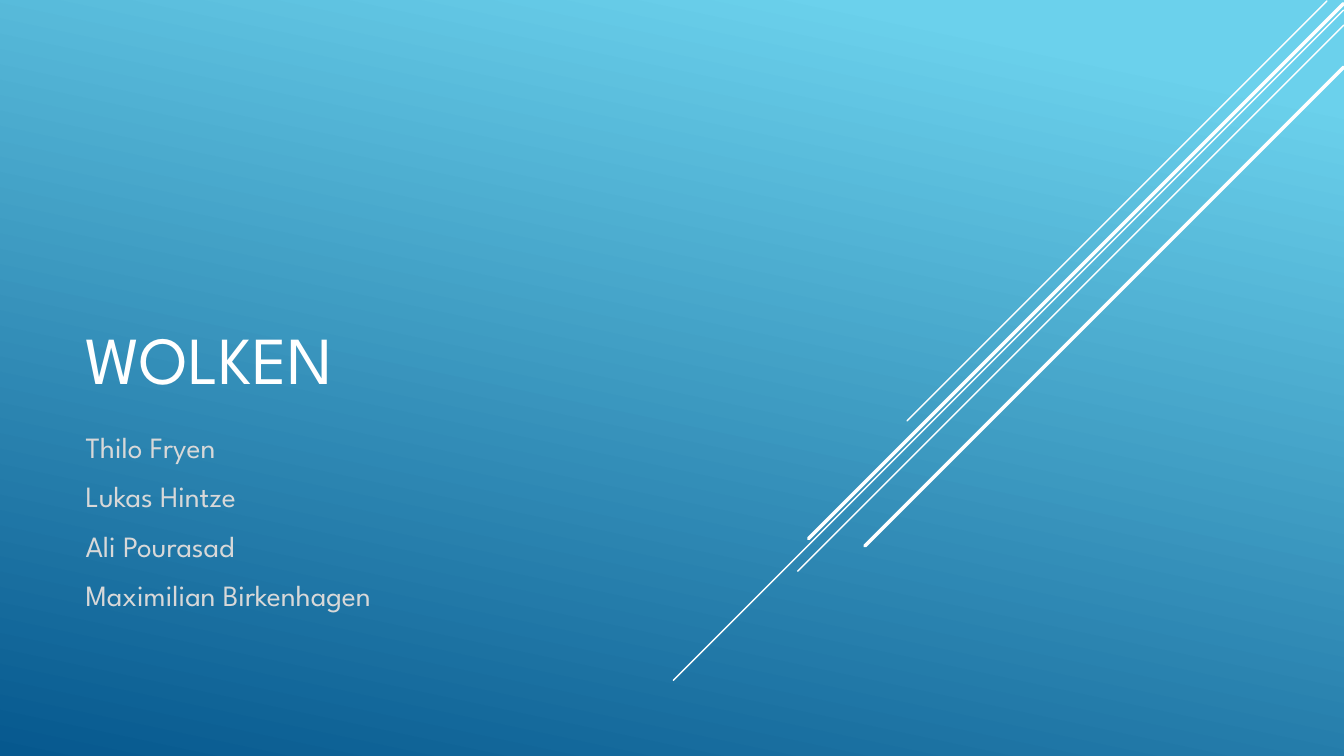
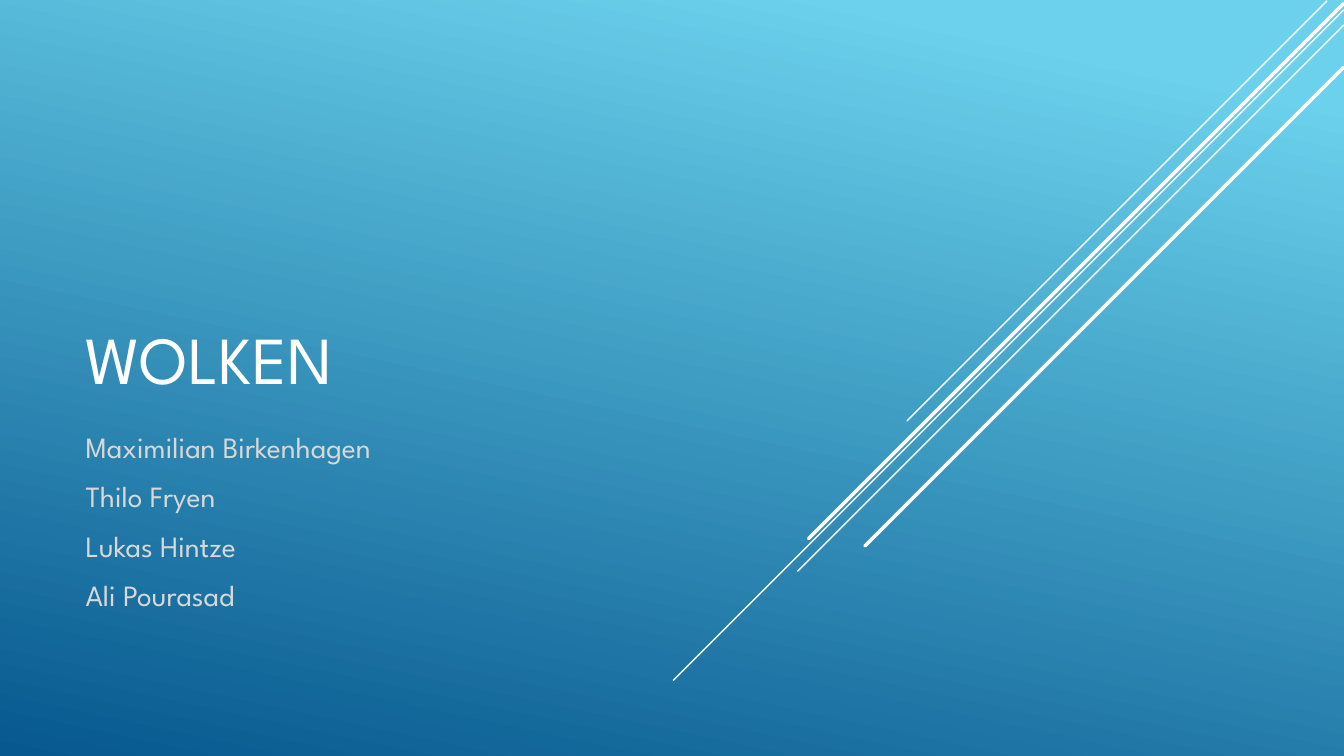
Before and after one commit to Menkeyshow/computer_vision_clouds, a slide deck: slide 1 of ausarbeitung/Wolken (1).pptx. Drawn at 1344x756 pixels with LibreOffice and Linux fonts; fonts in the diff are those of the drawing. Boxes give left, top, right and bottom in pixels: in the first picture for what was removed or moved away, otherwise in the second. Text is boxed around its words. In the diff, an @@ line names an element or a change of style, - is before the commit and + after.

```diff
--- a/ausarbeitung/Wolken (1).pptx
+++ b/ausarbeitung/Wolken (1).pptx
@@ subtitle at [86, 437, 371, 465]: paragraph added @@
+Maximilian Birkenhagen
@@ subtitle at [86, 585, 371, 613]: paragraph removed @@
-Maximilian Birkenhagen
```
Also in this commit, not shown: 4 other slides changed, 1 slide added.
